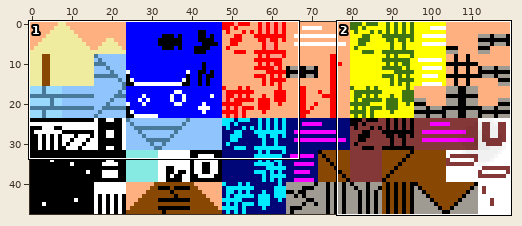
Sprite sheet -- data/Raw Map Files/tiles1.png. Above, an overview of the earlier version with the close-up marked.
Close-up. Before the commit:
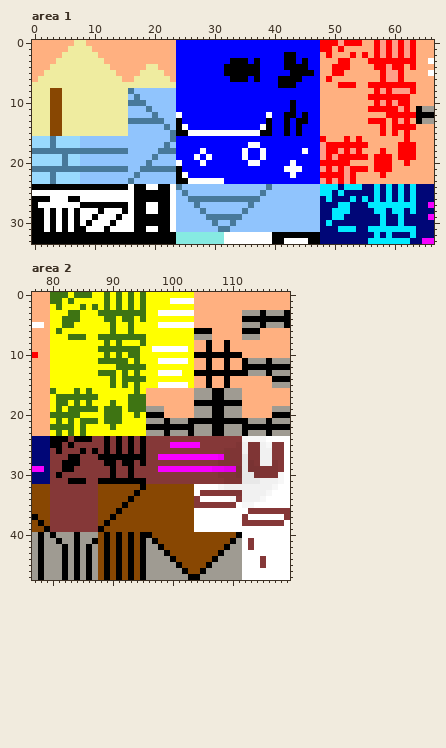
The file is 120x48 pixels. Colours within 5 levels of each other are drawn and written as one. Shown: area 1: x 0..66, y 0..33; area 2: x 77..119, y 0..47.
Now the later version:
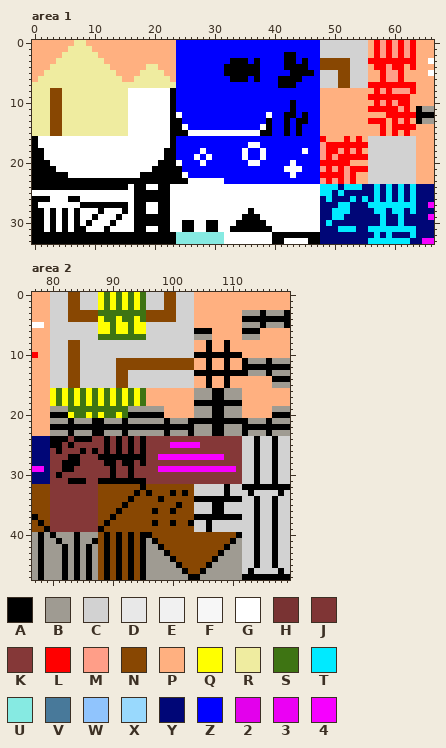
Palette (. is transparent): A #000000  B #9f9b92  C #d2d2d2  D #e8e8e8  E #f1f1f1  F #f7f7f7  G #ffffff  H #793333  J #7f3535  K #853838  L #ff0000  M #ff9e88  N #884702  P #ffb080  Q #ffff00  R #efeca0  S #3e7413  T #00eaff  U #86eae2  V #48799a  W #90c4fd  X #99d9fd  Y #000677  Z #0000ff  2 #e300ec  3 #eb00f4  4 #f600ff
What changed:
Changed rows in their new state; - is an unchanged pixel.
Area 1:
first column x 0:
 0 ------------------------------------------------CCCCCCCC--------
 1 ------------------------------------------------CCCCCCCC--------
 2 ------------------------------------------------CCCCCCCC--------
 3 ------------------------------------------------NNNNNCCC--------
 4 ------------------------------------------------NNNNNCCC--------
 5 ------------------------------------------------CCCNNCCC--------
 6 ------------------------------------------------CCCNNCCC--------
 7 ------------------------------------------------CCCNNCCC--------
 8 ----------------GGGGGGGA----------------------------------------
 9 ----------------GGGGGGGA----------------------------------------
10 ----------------GGGGGGGA----------------------------------------
11 ----------------GGGGGGGA----------------------------------------
12 ----------------GGGGGGGA----------------------------------------
13 ----------------GGGGGGGA----------------------------------------
14 ----------------GGGGGGGA----------------------------------------
15 ----------------GGGGGGGA----------------------------------------
16 AGGGGGGGGGGGGGGGGGGGGGGA--------------------------------CCCCCCCC
17 AGGGGGGGGGGGGGGGGGGGGGGA--------------------------------CCCCCCCC
18 AAGGGGGGGGGGGGGGGGGGGGAA--------------------------------CCCCCCCC
19 AAGGGGGGGGGGGGGGGGGGGGAA--------------------------------CCCCCCCC
20 AAAGGGGGGGGGGGGGGGGGGAAA--------------------------------CCCCCCCC
21 AAAAGGGGGGGGGGGGGGGGAAAA--------------------------------CCCCCCCC
22 AAAAAAGGGGGGGGGGGGAAAAAA--------------------------------CCCCCCCC
23 AAAAAAAAAAAAAAAAAAAAAAAA--------------------------------CCCCCCCC
24 ------------------------GGGGGGGGGGGGGGGGGGGGGGGG----------------
25 ------------------------GGGGGGGGGGGGGGGGGGGGGGGG----------------
26 ------------------------GGGGGGGGGGGGGGGGGGGGGGGG----------------
27 ------------------------GGGGGGGGGGGGGGGGGGGGGGGG----------------
28 ------------------------GGGGGGGGGGGGAGGGGGGGGGGG----------------
29 ------------------------GGGGGGGGGGGAAAGGGGGGGGGG----------------
30 ------------------------GAAGGAAGGGAAAAAGGGGGGGGG----------------
31 ------------------------GAAGGAAGGAAAAAAAGGGGGGGG----------------
Area 2:
first column x 80:
 0 CCCNNCCC--------CCCNNCCC----------------
 1 CCCNNCCC--------CCCNNCCC----------------
 2 CCCNNCCC--------CCCNNCCC----------------
 3 CCCNNNNN--------NNNNNCCC----------------
 4 CCCNNNNN--------NNNNNCCC----------------
 5 CCCCCCCC--------CCCCCCCC----------------
 6 CCCCCCCC--------CCCCCCCC----------------
 7 CCCCCCCC--------CCCCCCCC----------------
 8 CCCNNCCCCCCCCCCCCCCCCCCC----------------
 9 CCCNNCCCCCCCCCCCCCCCCCCC----------------
10 CCCNNCCCCCCCCCCCCCCCCCCC----------------
11 CCCNNCCCCCCNNNNNNNNNNNNN----------------
12 CCCNNCCCCCCNNNNNNNNNNNNN----------------
13 CCCNNCCCCCCNNCCCCCCCCCCC----------------
14 CCCNNCCCCCCNNCCCCCCCCCCC----------------
15 CCCNNCCCCCCNNCCCCCCCCCCC----------------
16 QS-SQSQS-S-S-SQS------------------------
17 --Q-Q-Q--S-S--Q-------------------------
18 --QSQSQS-SQS--Q-------------------------
19 BBB-----S---SBBB------------------------
20 AAAQ-S-S---QSAAA------------------------
21 BBBABBBAABBBABBB------------------------
22 AAAAAAAAAAAAAAAA------------------------
23 BBBABBBAABBBABBB------------------------
24 --------------------------------CCACCACC
25 -------------------------------KCCACCACC
26 -----------------------------KKKCCACCACC
27 ----------------------------4KKKCCACCACC
28 ----------------------------KKKKCCACCACC
29 ---------------------------4444KCCACCACC
30 ----------------------------KKKKCCACCACC
31 -----------------------------KKKCCACCACC
32 ------------------------CCCCCACCAAAAAAAA
33 ----------------A---A-A-CCCCCACCCACCCCAC
34 ------------------A-----AAAAAAAACCACCACC
35 ---------------------A--CCCAACCCCCACCACC
36 -----------------A--A---CCCAACCCCCACCACC
37 ------------------------AAAAAAAACCACCACC
38 -----------------A--A--ACCACCCCCCCACCACC
39 ------------------------CCACCCCCCCACCACC
40 --------------------------------CCACCACC
41 --------------------------------CCACCACC
42 --------------------------------CCACCACC
43 --------------------------------CCACCACC
44 --------------------------------CCACCACC
45 --------------------------------CCACCACC
46 --------------------------------CACCCCAC
47 --------------------------------AAAAAAAA
Pixel boxes of the changes (left, top, right, bottom) in both close-ups:
changed: (320, 40, 368, 88)
changed: (32, 88, 320, 232)
changed: (368, 136, 416, 184)
changed: (50, 292, 194, 436)
changed: (146, 436, 290, 580)
